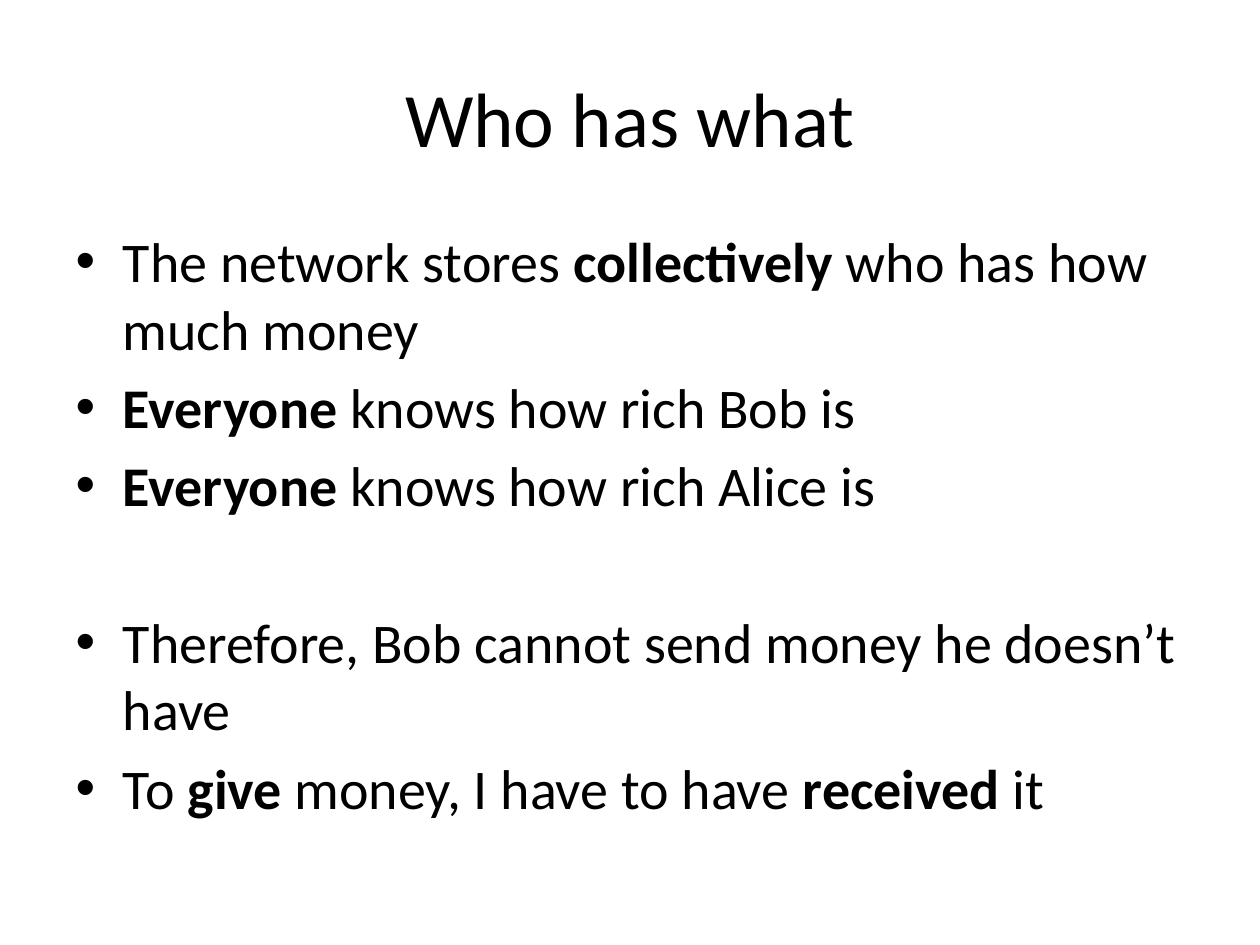
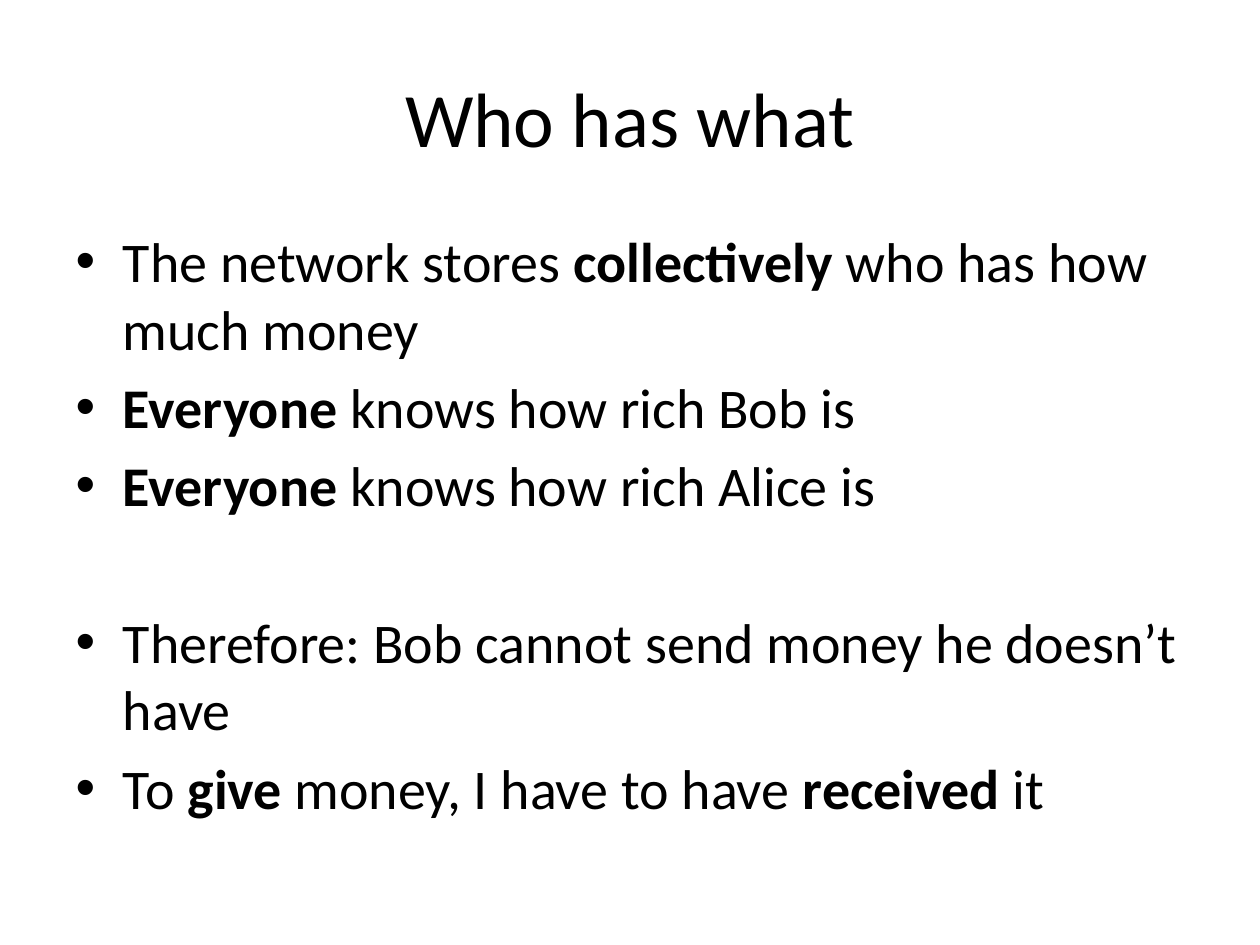
Before and after one commit to dionyziz/ntua-crypto, a slide deck: slide 18 of bitcoin-en.pptx. Drawn at 1260x945 pixels with LibreOffice and Linux fonts; fonts in the diff are those of the drawing. Boxes give left, top, right and bottom in pixels: in the first picture for what was removed or moved away, otherwise in the second. Text is boxed around its words. In the diff, an @@ line names an element or a change of style, - is before the commit and + after.

```diff
--- a/bitcoin-en.pptx
+++ b/bitcoin-en.pptx
@@ text at (123, 623, 1177, 731): text changed @@
-• Therefore, Bob cannot send money he doesn’t have
+• Therefore: Bob cannot send money he doesn’t have
```
Also in this commit, not shown: 15 other slides changed, 1 other file.
